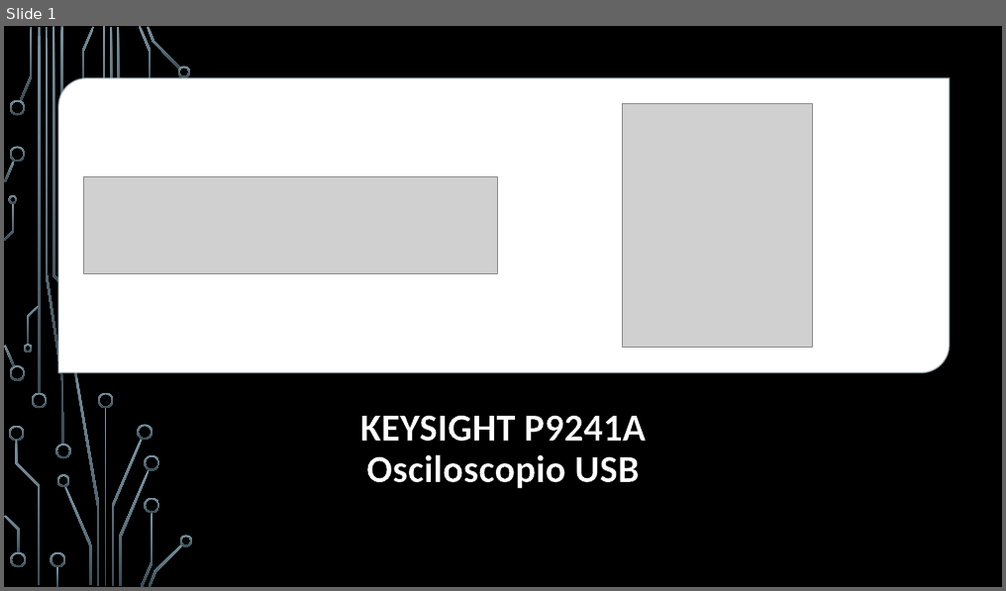
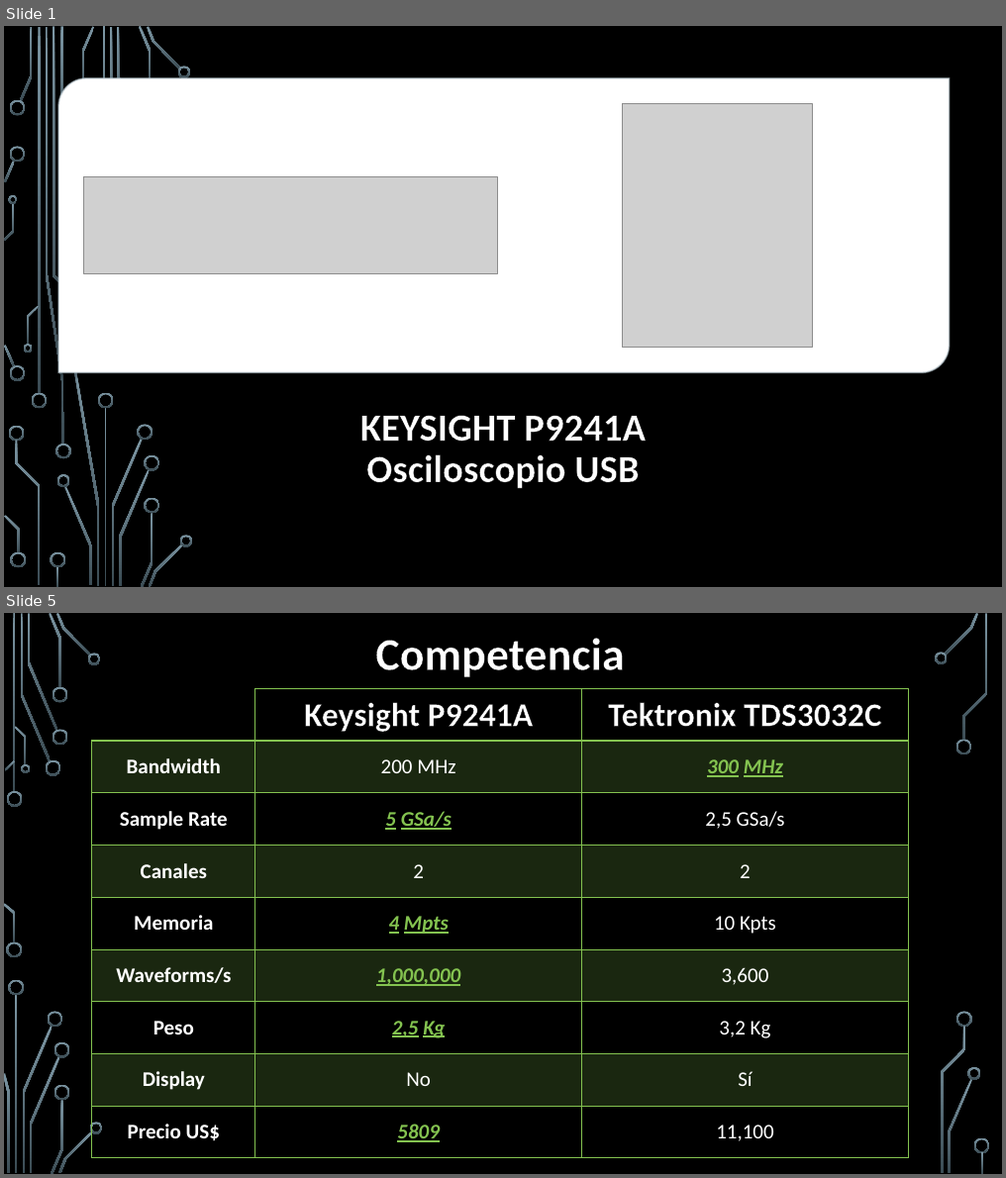
Before and after one commit to midelgado/Oral-Labo, a slide deck: Oral Labo.pptx. Shown one above the other, each under a label of ours: slide 1 before the commit, slides 1 and 5 after it; the slides between them are not shown. The pictures are 1006x591 and 1006x1178 pixels, drawn with LibreOffice and Linux fonts; fonts in the diff are those of the drawing; grey boxes stand for pictures; background and template pictures are left out. Boxes give left, top, right and bottom in pixels: in the first picture for what was removed or moved away, otherwise in the second. Text is boxed around its words. In the diff, an @@ line names an element or a change of style, - is before the commit and + after.

```diff
--- a/Oral Labo.pptx
+++ b/Oral Labo.pptx
@@ slide 5 added at box(4, 613, 1002, 1174), background picture (left out) @@
@@ title added at box(375, 638, 624, 677), 44 pt, text #FFFFFF, bold @@
+Competencia
@@ table added at box(92, 688, 908, 1158), 9 rows, 3 columns @@
+ | Keysight P9241A | Tektronix TDS3032C
+Bandwidth | 200 MHz | 300 MHz
+Sample Rate | 5 GSa/s | 2,5 GSa/s
+Canales | 2 | 2
+Memoria | 4 Mpts | 10 Kpts
+Waveforms/s | 1,000,000 | 3,600
+Peso | 2,5 Kg | 3,2 Kg
+Display | No | Sí
+Precio US$ | 5809 | 11,100
@@ group added at box(4, 613, 990, 1174): 33 freeform shapes, 3 rectangles @@
```
Also in this commit, not shown: 2 slides changed, 2 other slides added, 7 other files.
